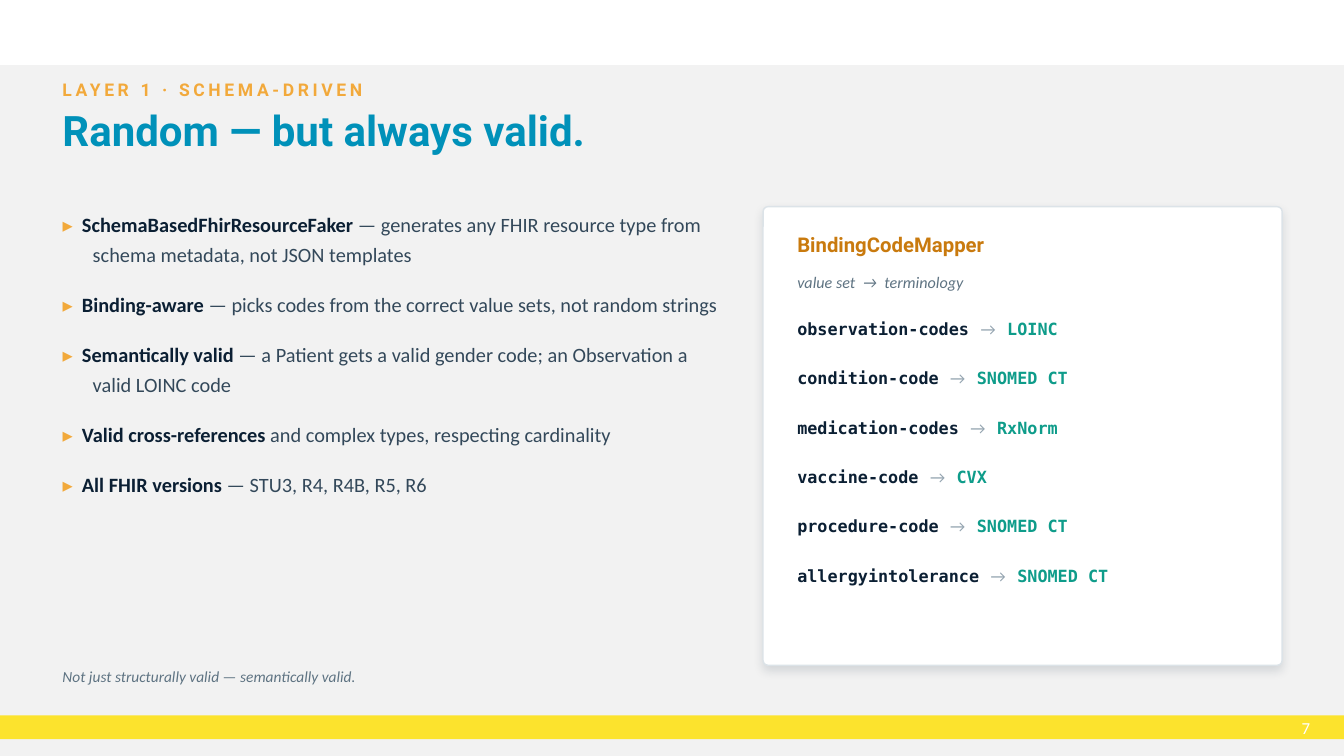
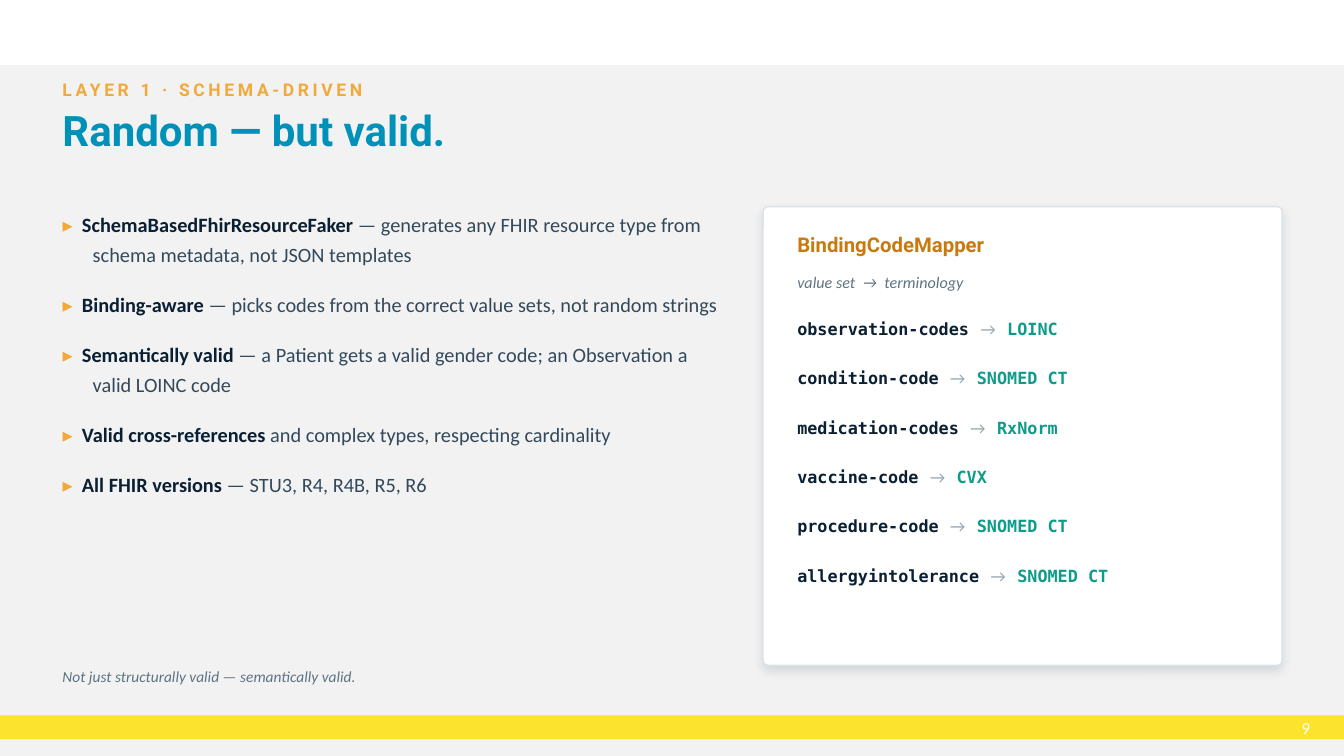
Before and after one commit to brendankowitz/FHIRDevDays2026, a slide deck: slide 10 of talks/talk2-fhir-fakes/DD26_CT_260617_Brendan-Kowitz_FhirFakes-dotNET.pptx (slide 8 before the commit). Drawn at 1344x756 pixels with LibreOffice and Linux fonts; fonts in the diff are those of the drawing; background and template pictures are left out. Boxes give left, top, right and bottom in pixels: in the first picture for what was removed or moved away, otherwise in the second. Text is boxed around its words. In the diff, an @@ line names an element or a change of style, - is before the commit and + after.

```diff
--- a/talks/talk2-fhir-fakes/DD26_CT_260617_Brendan-Kowitz_FhirFakes-dotNET.pptx
+++ b/talks/talk2-fhir-fakes/DD26_CT_260617_Brendan-Kowitz_FhirFakes-dotNET.pptx
@@ text at (x1=62, y1=114, x2=446, y2=147): text changed @@
-Random — but always valid.
+Random — but valid.
@@ page number at (x1=1302, y1=723, x2=1310, y2=734): text changed @@
-7
+9
```
Also in this commit, not shown: 11 other slides changed, 4 slides added, 2 slides removed, 13 other files.
